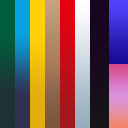
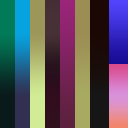
The second 128px x 128px image is a revision of the first. Changes to its layers:
painted on "row1" over (x1=0, y1=0, x2=15, y2=128)
painted on "row3" over (x1=30, y1=0, x2=45, y2=128)
painted on "row4" over (x1=45, y1=0, x2=60, y2=128)
painted on "row5" over (x1=60, y1=0, x2=75, y2=128)
painted on "row7" over (x1=75, y1=0, x2=90, y2=128)
painted on "row8" over (x1=90, y1=0, x2=109, y2=116)
